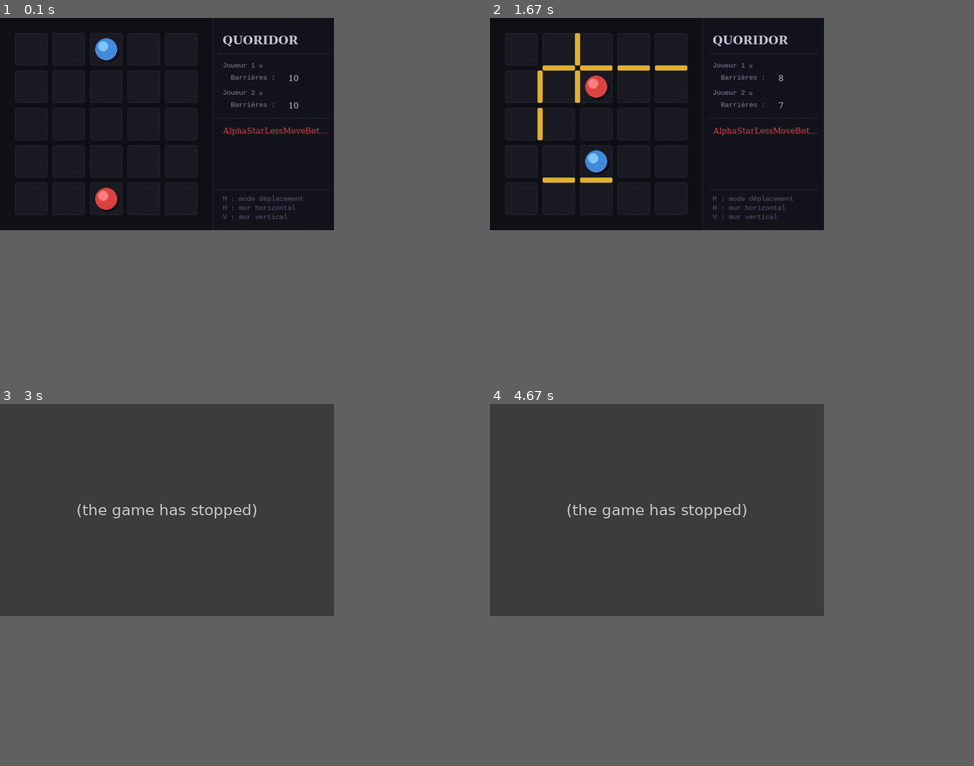
Above: before the commit, frames 1-4 (two rows, left to right).
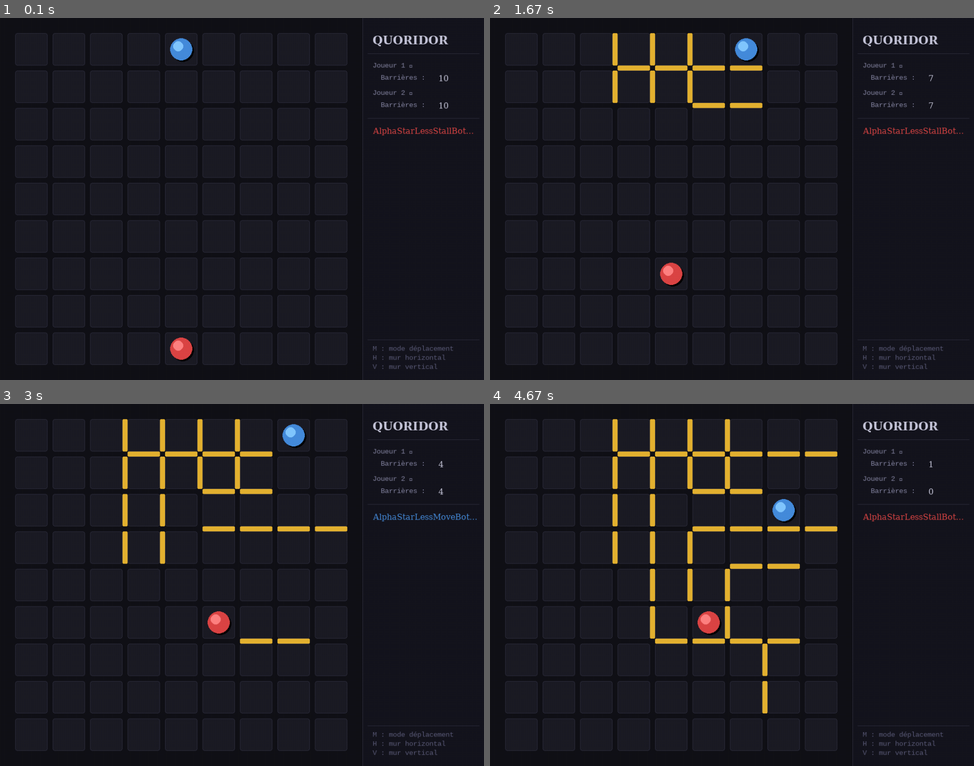
Above: after the commit, the same moments.

Repository: Rafafouu/Quorridor_TIPE
Game: pygame game, started from boucle.py
Same seed, same stepped clock (60 frames per second), same inputs: the game is played once before the commit and once after it.
Inputs (mouse positions are in pixels of both pictures, inside the frame that each line leads up to):
- Up to frame 1 (0.1 s): no input
- Up to frame 2 (1.67 s): click (581, 144) at 1.53 s
- Up to frame 3 (3 s): move the mouse to (421, 711) at 1.87 s; click (421, 711) at 2.07 s; click (251, 461) at 2.6 s; move the mouse to (217, 679) at 2.93 s
- Up to frame 4 (4.67 s): click (707, 679) at 3.13 s; move the mouse to (717, 523) at 3.47 s; click (717, 523) at 3.67 s; click (664, 508) at 4.2 s; move the mouse to (857, 552) at 4.53 s
The window is 621x395 before the commit and 900x674 after it. Grey fills any space a smaller window leaves; there, only what the larger window draws over its background counts as a difference.

The runs differ from the first frame. In frame 1, 3.3% of the frame differs, in the area x 3-98%, y 0-100%; in frame 2, 4.9%; in frame 3, 41%; in frame 4, 42%, in the area x 0-98%, y 0-100%.
Before the commit the program exited at 2.72 s; later frames show no game.

Commit message:
stall bot

Diff:
--- a/bot.py
+++ b/bot.py
@@ -91,3 +91,12 @@
         print(act)
         self.plateau.apply_action(self,act)
         return True
+
+
+class AlphaStarLessStallBot(AlphaBotSkeleton):
+
+    def play(self):
+        eval, act = alpha_beta_less_move(eval_stall,self.plateau, self.hauteur, -float("inf"),float("inf"),self,True,True)
+        print(act)
+        self.plateau.apply_action(self,act)
+        return True
--- a/bot_tools.py
+++ b/bot_tools.py
@@ -134,7 +134,26 @@
         #on veut que NOTRE chemin soit petit, donc négatif pour que l'éval diminue s'il s'allonge
         #on veut que le chemin de l'adversaire soit grand, donc positif pour que l'éval augmente s'il s'allonge
         #pondéré comme ça c'est plus important d'avoir son propre chemin court (strat offensive)
-        return -1.5*len(j_path) + len(other_path)
+        return -1.5*len(j_path) + len(other_path) + 0.25 * (joueur.barrieres - other.barrieres)
+
+
+
+
+def eval_stall(joueur: Joueur):
+    if joueur.case in joueur.goal:
+        return +1000000000
+
+    other = joueur.plateau.get_other_player(joueur)
+    if other.case in other.goal:
+        return -1000000000
+
+    j_path = joueur.a_star_shortest_physical_path()
+    other_path = other.a_star_shortest_physical_path()
+
+    return -len(j_path) + 2*len(other_path) + 0.1 * (joueur.barrieres - other.barrieres)
+
+
+
 
 def eval_manhattan(joueur: Joueur):
     other = joueur.plateau.get_other_player(joueur)
--- a/boucle.py
+++ b/boucle.py
@@ -2,11 +2,11 @@
 from bot import *
 from render_pygame import QuoridorRenderer
 
-dim = 5
+dim = 9
 
 plateau = Plateau(dim)
-j1 = AlphaStarLessMoveBot(plateau.board[dim-1][dim // 2], [case for case in plateau.board[0]], plateau, 3) #ROUGE
-j2 = AlphaStarBot(plateau.board[0][dim // 2], [case for case in plateau.board[dim-1]], plateau, 3) #BLEU
+j1 = AlphaStarLessStallBot(plateau.board[dim-1][dim // 2], [case for case in plateau.board[0]], plateau, 3) #ROUGE
+j2 = AlphaStarLessMoveBot(plateau.board[0][dim // 2], [case for case in plateau.board[dim-1]], plateau, 3) #BLEU
 plateau.add_players(j1, j2)
 
 
--- a/trucs_cools_a_dire.txt
+++ b/trucs_cools_a_dire.txt
@@ -1,3 +1,7 @@
 Faire un graphe du temps de réflexion du bot au fil de la partie (ex comparer AlphaStarBot contre AlphaStarLessMoveBot)
 
 Dire pour différentes tailles de plateau et profondeurs si j1 ou j2 est avantagé (mieux de commencer ou de réagir ?)
+
+
+Un bot défensif perd contre un bot offensif (qu'il soit j1 ou j2) (a bas le stall)
+Les deux bots échangent de coté avant de commencer a bloquer
